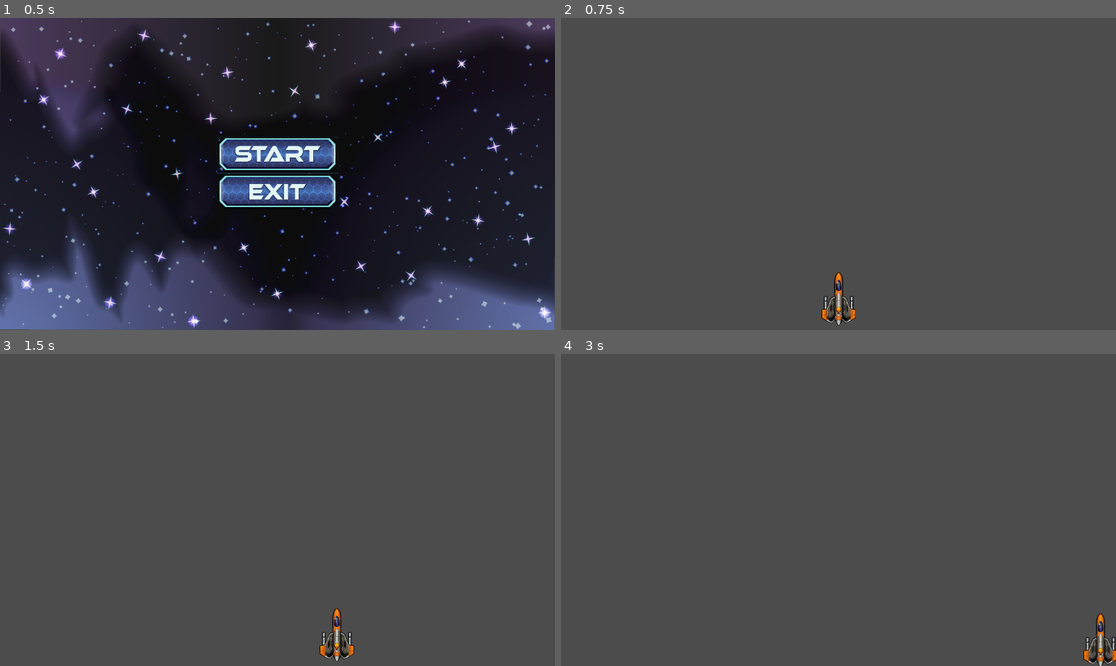
Above: before the commit, frames 1-4 (two rows, left to right).
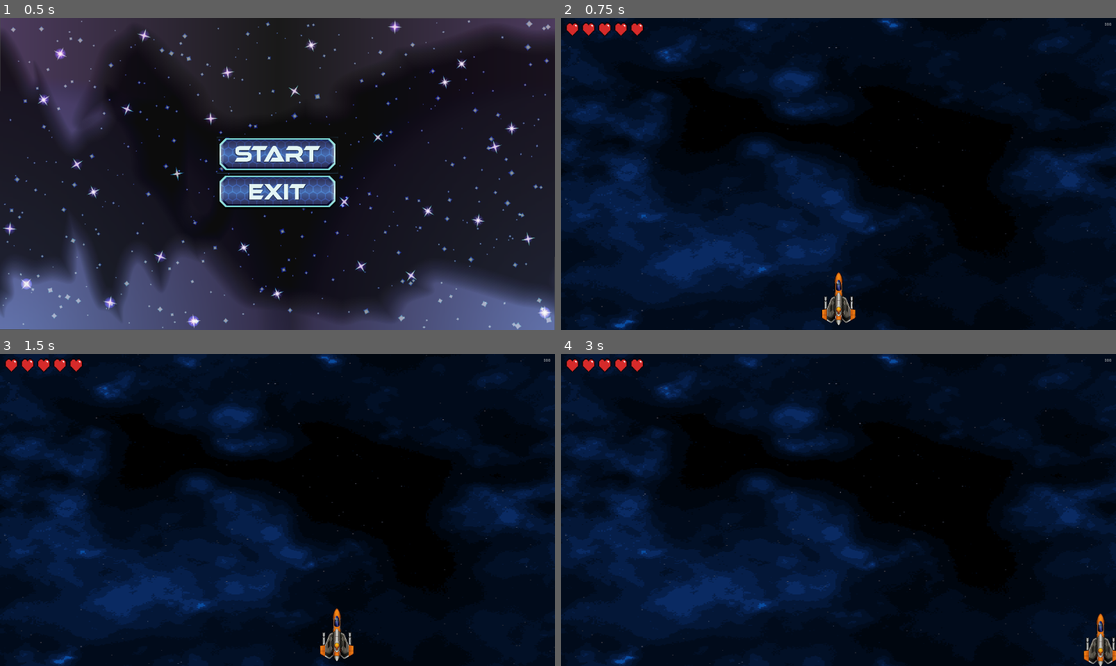
Above: after the commit, the same moments.

Repository: HalysonItallo/Opensole
Game: Godot game, scene res://scenes/menu/menu.tscn
Two runs of this game, one before a commit and one after it. Both use one fixed random seed, a clock stepped at 60 frames per second and the inputs below.
Inputs (mouse positions are in pixels of both pictures, inside the frame that each line leads up to):
- Up to frame 1 (0.5 s): no input
- Up to frame 2 (0.75 s): click (838, 155) at 0.5 s
- Up to frame 3 (1.5 s): tap Enter at 1.25 s; move the mouse to (399, 494) at 1.27 s; hold Right (ui_right) from 1.28 s (still down)
- Up to frame 4 (3 s): move the mouse to (727, 525) at 2.02 s; release Right (ui_right) at 2.03 s; hold Down (ui_down) 2.03-2.78 s; tap Space at 2.75 s; move the mouse to (894, 441) at 2.77 s; hold Right (ui_right) from 2.78 s (still down)

Frame 1 is identical in both runs. In frame 2, 99% of the frame differs, in the area x 0-100%, y 0-100%; in frame 3, 99%; in frame 4, 99%.

Commit message:
adde simple lives HUD

Diff:
--- /dev/null
+++ b/hud/HUD.gd
@@ -0,0 +1,21 @@
+extends Control
+
+var preloadedIcon := preload("res://HUD/LifeIcon.tscn")
+const STARTING_LIVES = 5
+onready var lifeContainer := $LifeContainer
+
+# Called when the node enters the scene tree for the first time.
+func _ready():
+	clearLives()
+	setLives(STARTING_LIVES)
+
+
+func clearLives():
+	for child in lifeContainer.get_children():
+		child.queue_free()
+
+
+func setLives(lives: int):
+	clearLives()
+	for i in range(lives):
+		lifeContainer.add_child(preloadedIcon.instance())
--- /dev/null
+++ b/hud/HUD.tscn
@@ -0,0 +1,24 @@
+[gd_scene load_steps=2 format=2]
+
+[ext_resource path="res://hud/HUD.gd" type="Script" id=1]
+
+[node name="HUD" type="Control"]
+anchor_right = 1.0
+anchor_bottom = 1.0
+script = ExtResource( 1 )
+
+[node name="LifeContainer" type="HBoxContainer" parent="."]
+margin_left = 16.0
+margin_top = 16.0
+margin_right = 40.0
+margin_bottom = 40.0
+custom_constants/separation = 8
+
+[node name="Score" type="Label" parent="."]
+anchor_right = 1.0
+margin_top = 16.0
+margin_right = -16.0
+margin_bottom = 64.0
+text = "000"
+align = 2
+uppercase = true
--- /dev/null
+++ b/hud/LifeIcon.tscn
@@ -0,0 +1,8 @@
+[gd_scene load_steps=2 format=2]
+
+[ext_resource path="res://assets/sprites/hud/life.png" type="Texture" id=1]
+
+[node name="LifeIcon" type="TextureRect"]
+margin_right = 40.0
+margin_bottom = 40.0
+texture = ExtResource( 1 )
--- a/scenes/spaceship/spacecombat1.tscn
+++ b/scenes/spaceship/spacecombat1.tscn
@@ -1,11 +1,20 @@
-[gd_scene load_steps=3 format=2]
+[gd_scene load_steps=5 format=2]
 
 [ext_resource path="res://player/Player.tscn" type="PackedScene" id=1]
 [ext_resource path="res://scenes/spaceship/AudioStreamPlayer.gd" type="Script" id=2]
+[ext_resource path="res://assets/sprites/background/stage_01.png" type="Texture" id=3]
+[ext_resource path="res://hud/HUD.tscn" type="PackedScene" id=4]
 
-[node name="Gameplay" type="Node2D"]
+[node name="Gameplay" type="Node"]
+
+[node name="Sprite" type="Sprite" parent="."]
+position = Vector2( 960, 540 )
+scale = Vector2( 1, 0.564062 )
+texture = ExtResource( 3 )
 
 [node name="Player" parent="." instance=ExtResource( 1 )]
 
 [node name="AudioStreamPlayer" type="AudioStreamPlayer" parent="."]
 script = ExtResource( 2 )
+
+[node name="HUD" parent="." instance=ExtResource( 4 )]
Binary file added: assets/sprites/background/stage_01.png
Not shown, added: assets/sprites/background/stage_01.png.import
Binary file added: assets/sprites/background/stage_02.png
Not shown, added: assets/sprites/background/stage_02.png.import
Binary file added: assets/sprites/background/stage_03.png
Not shown, added: assets/sprites/background/stage_03.png.import
Binary file added: assets/sprites/hud/life.png
Not shown, added: assets/sprites/hud/life.png.import
